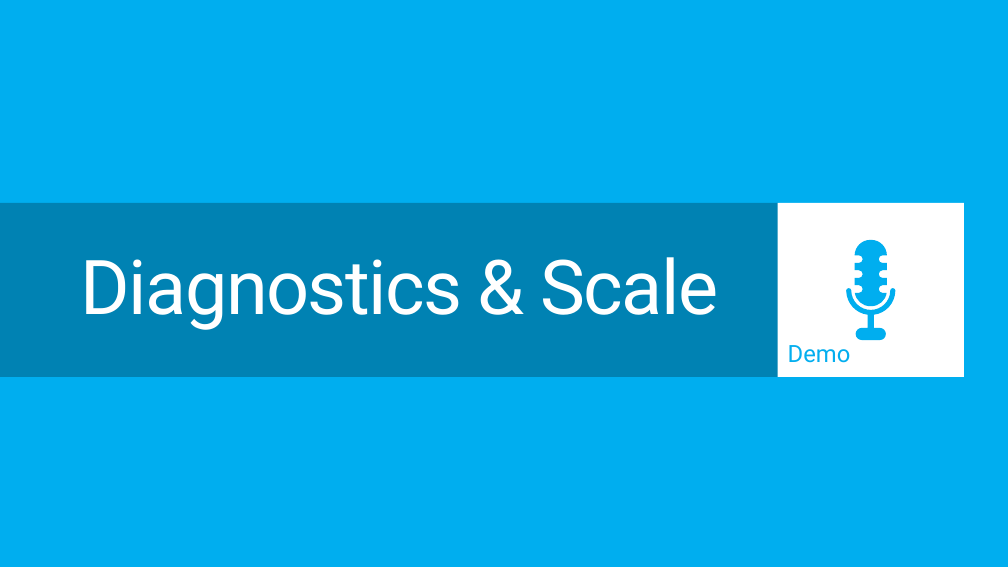
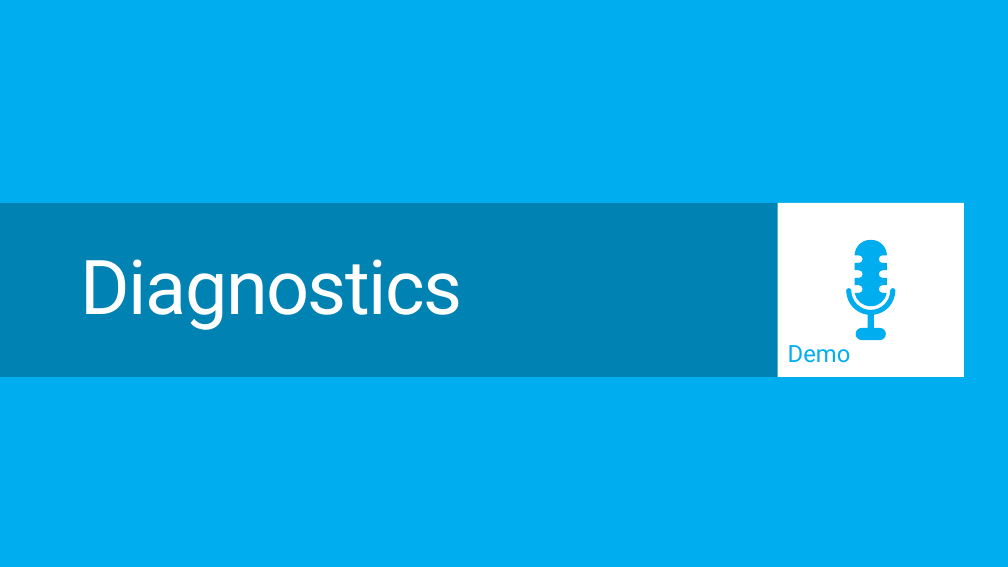
Before and after one commit to raz2/PRESENTATION-WindowsAzureWebSites, a slide deck: slide 7 of WindowsAzureWebSites.pptx. Drawn at 1008x567 pixels with LibreOffice and Linux fonts; fonts in the diff are those of the drawing. Boxes give left, top, right and bottom in pixels: in the first picture for what was removed or moved away, otherwise in the second. Text is boxed around its words. In the diff, an @@ line names an element or a change of style, - is before the commit and + after.

```diff
--- a/WindowsAzureWebSites.pptx
+++ b/WindowsAzureWebSites.pptx
@@ title at (x1=81, y1=259, x2=462, y2=330): text changed @@
-Diagnostics & Scale
+Diagnostics
```
Also in this commit, not shown: 7 other slides changed, 1 slide added.
